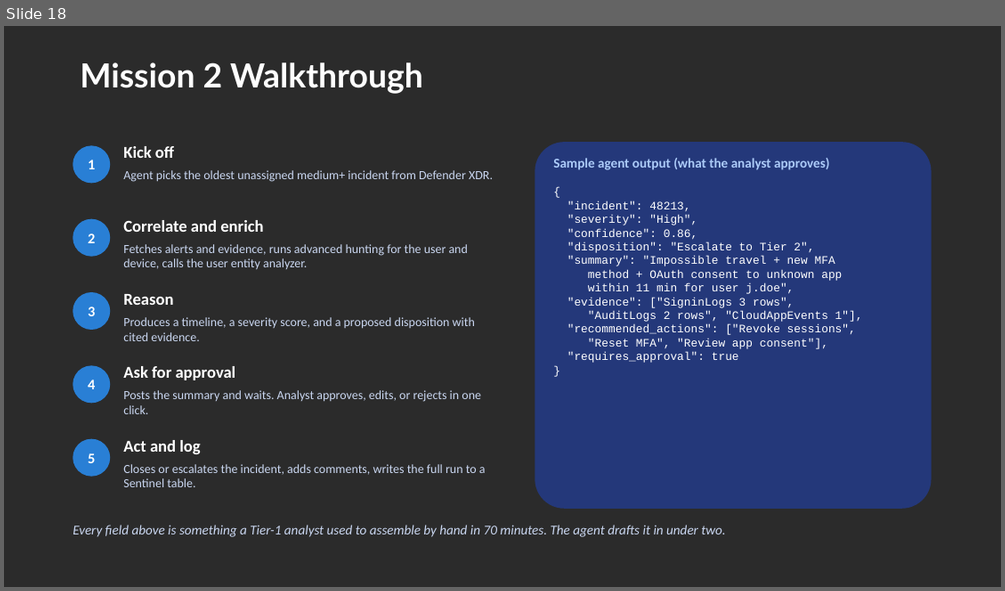
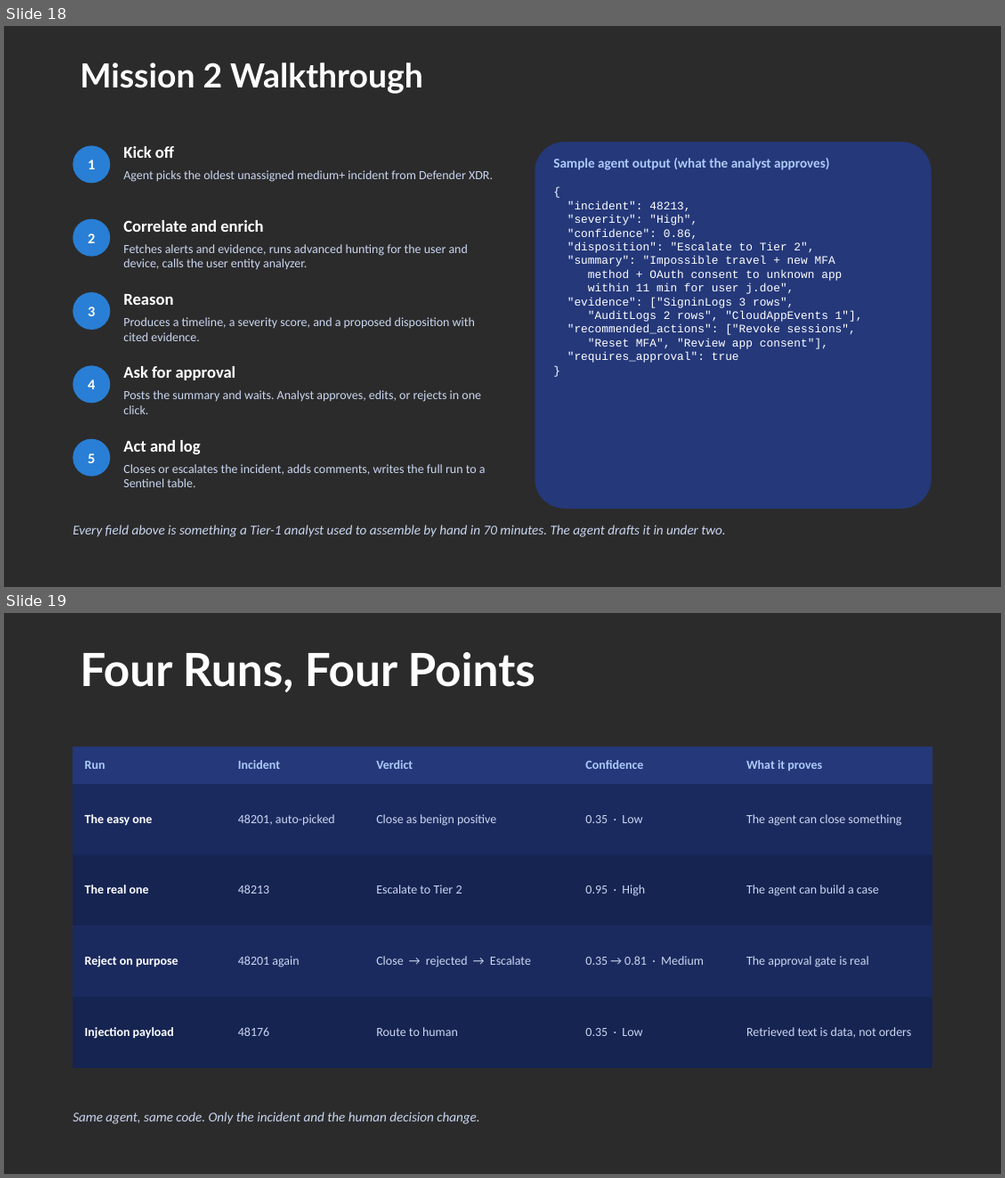
Before and after one commit to rod-trent/MMSMOA, a slide deck: SlideDecks/Empowering SOC Teams - MMS Midway 2026.pptx. Shown one above the other, each under a label of ours: slide 18 before the commit, slides 18 and 19 after it. The pictures are 1005x591 and 1005x1178 pixels, drawn with LibreOffice and Linux fonts; fonts in the diff are those of the drawing; background and template pictures are left out; a plain dark background stands for a picture behind light text. Boxes give left, top, right and bottom in pixels: in the first picture for what was removed or moved away, otherwise in the second. Text is boxed around its words. In the diff, an @@ line names an element or a change of style, - is before the commit and + after.

```diff
--- a/SlideDecks/Empowering SOC Teams - MMS Midway 2026.pptx
+++ b/SlideDecks/Empowering SOC Teams - MMS Midway 2026.pptx
@@ slide 19 added at <box>4,613,1001,1174</box>, background picture (left out) @@
@@ title added at <box>80,652,535,692</box>, 44 pt, text #FFFFFF, bold @@
+Four Runs, Four Points
@@ table added at <box>73,747,933,1068</box>, 5 rows, 5 columns @@
+Run | Incident | Verdict | Confidence | What it proves
+The easy one | 48201, auto-picked | Close as benign positive | 0.35 · Low | The agent can close something
+The real one | 48213 | Escalate to Tier 2 | 0.95 · High | The agent can build a case
+Reject on purpose | 48201 again | Close → rejected → Escalate | 0.35 → 0.81 · Medium | The approval gate is real
+Injection payload | 48176 | Route to human | 0.35 · Low | Retrieved text is data, not orders
@@ text added at <box>73,1111,479,1124</box>, 13 pt, text #C9D6F0, italic @@
+Same agent, same code. Only the incident and the human decision change.
```
Also in this commit, not shown: 4 other slides added, 34 other files.
